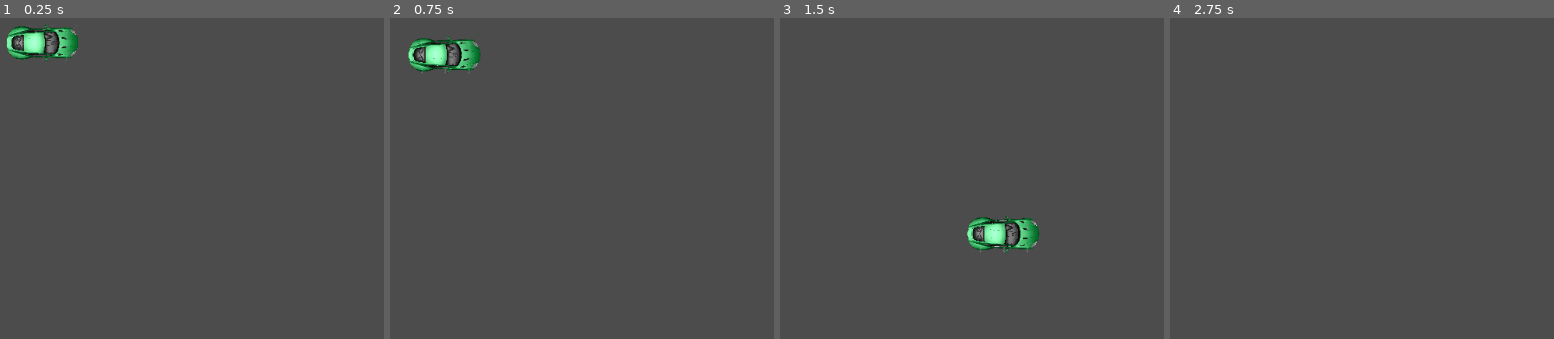
Above: before the commit, frames 1-4 (left to right).
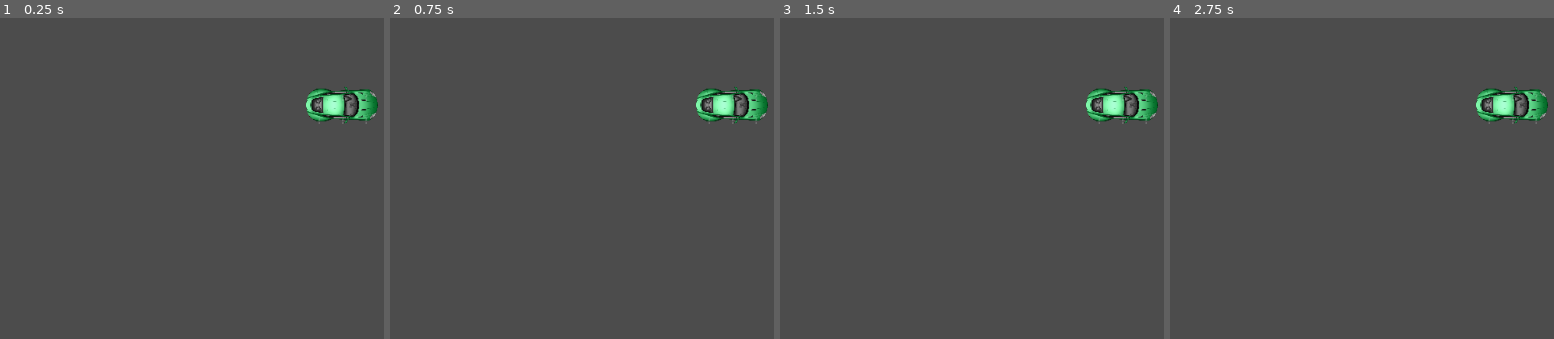
Above: after the commit, the same moments.

Repository: TheNeoGameFactory/Trijam-67-Disco-Pizza-Service
Game: Godot game, scene res://Scenes/Car/TEST.tscn
The game is run twice, just before and just after one commit, with the same random seed, the same clock (stepped at 60 frames per second) and the same inputs. The project has no main scene, so this scene is started directly.
Inputs:
- Up to frame 1 (0.25 s): no input
- Up to frame 2 (0.75 s): tap Enter at 0.5 s; hold Right (car_right) from 0.53 s (still down); hold Up (car_throttle) from 0.53 s (still down)
- Up to frame 3 (1.5 s): release Right (car_right) at 1.28 s; release Up (car_throttle) at 1.28 s; hold Down (car_brake) from 1.28 s (still down); tap Up (car_throttle) at 1.35 s
- Up to frame 4 (2.75 s): release Down (car_brake) at 2.03 s; hold Right (car_right) from 2.03 s (still down); hold Up (car_throttle) from 2.03 s (still down)

The runs differ from the first frame. In frame 1, 3.1% of the frame differs, in the area x 1-99%, y 2-34%; in frame 2, 3.1%; in frame 3, 3.1%, in the area x 48-99%, y 21-73%; in frame 4, 1.6%.

Commit message:
Fahrphysik ausgereift

Diff:
--- a/Disco Pizza Service/Scenes/Car/TEST.tscn
+++ b/Disco Pizza Service/Scenes/Car/TEST.tscn
@@ -6,4 +6,3 @@
 
 [node name="car" parent="." instance=ExtResource( 1 )]
 position = Vector2( 128.606, 220.345 )
-rotation = 1.5708
--- a/Disco Pizza Service/Scenes/Car/car.tscn
+++ b/Disco Pizza Service/Scenes/Car/car.tscn
@@ -1,17 +1,25 @@
 [gd_scene load_steps=4 format=2]
 
-[ext_resource path="res://Sprites/Car/car.png" type="Texture" id=1]
-[ext_resource path="res://Scripts/Car/car.gd" type="Script" id=2]
+[ext_resource path="res://Scripts/Car/car.gd" type="Script" id=1]
+[ext_resource path="res://Sprites/Car/car.png" type="Texture" id=2]
 
 [sub_resource type="RectangleShape2D" id=1]
 extents = Vector2( 21, 45 )
 
 [node name="car" type="KinematicBody2D"]
-script = ExtResource( 2 )
+script = ExtResource( 1 )
+
+[node name="Camera" type="Camera2D" parent="."]
+rotation = 1.5708
+scale = Vector2( 0.1, 0.1 )
+current = true
+process_mode = 0
 
 [node name="collision" type="CollisionShape2D" parent="."]
+rotation = 1.5708
 shape = SubResource( 1 )
 
 [node name="Sprite" type="Sprite" parent="."]
+rotation = 1.5708
 scale = Vector2( 0.1, 0.1 )
-texture = ExtResource( 1 )
+texture = ExtResource( 2 )
--- a/Disco Pizza Service/Scripts/Car/car.gd
+++ b/Disco Pizza Service/Scripts/Car/car.gd
@@ -10,12 +10,14 @@
 		apply_friction(ACCELERATION * delta)
 	else:
 		apply_movement(axis * ACCELERATION  * delta)
+	if (motion.x < 1 && motion.x > -1):
+		motion.y = 0
 	motion = move_and_slide(motion)
 
 func get_input_axis():
 	var axis = Vector2.ZERO
 	axis.x = int(Input.is_action_pressed("car_throttle")) - int(Input.is_action_pressed("car_brake"))
-	axis.y = int(Input.is_action_pressed("car_right")) - int(Input.is_action_pressed("car_left")) * 0.25
+	axis.y = int(Input.is_action_pressed("car_right")) - int(Input.is_action_pressed("car_left")) * 0.05
 	return axis.normalized()
 
 func apply_friction(amount):
@@ -26,4 +28,5 @@
 
 func apply_movement(acceleration):
 	motion += acceleration
+	motion.y *= 0.9
 	motion = motion.clamped(MAX_SPEED)
